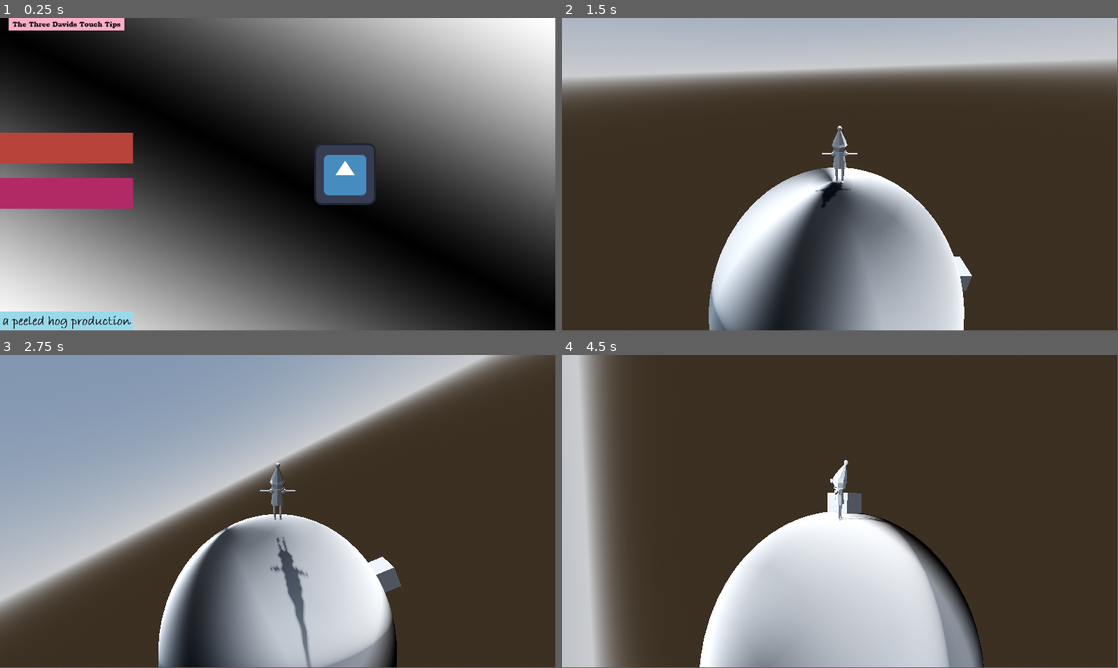
Above: before the commit, frames 1-4 (two rows, left to right).
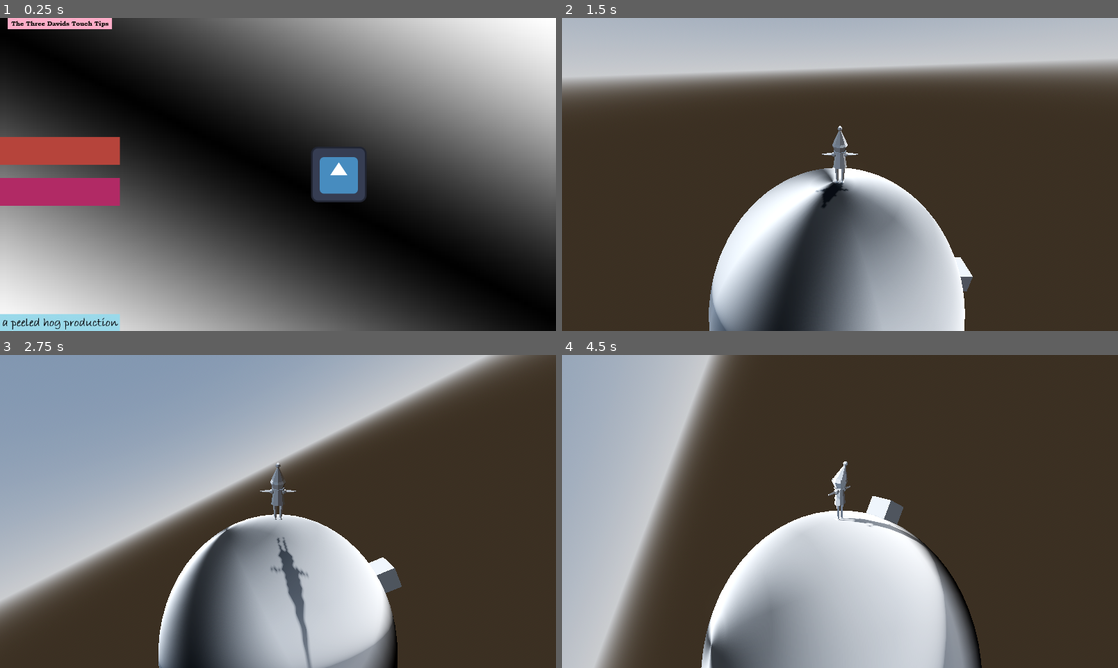
Above: after the commit, the same moments.

Repository: boner-cmd/effective-octo-pancake
Game: Godot game, scene res://Scenes/TitleScreen.tscn
Two runs of this game, one before a commit and one after it. Both use one fixed random seed, a clock stepped at 60 frames per second and the inputs below. The engine's default icon, where the game draws it, is replaced by a stand-in: a white triangle on a blue panel in a dark square.
Inputs (mouse positions are in pixels of both pictures, inside the frame that each line leads up to; where the layout moved, square brackets give the same spot in the first picture):
- Up to frame 1 (0.25 s): no input
- Up to frame 2 (1.5 s): click (623, 149) [628, 149] at 0.5 s; tap Enter (ui_accept) at 1.25 s; move the mouse to (962, 158) at 1.27 s; hold D (right) from 1.28 s (still down); hold Enter (ui_accept) from 1.28 s (still down)
- Up to frame 3 (2.75 s): tap Space (jump) at 1.52, 2.27 s; move the mouse to (166, 527) at 2.02 s; release D (right) at 2.03 s; release Enter (ui_accept) at 2.03 s; hold S (down) from 2.03 s (still down); click (166, 527) at 2.1 s; tap Enter (ui_accept) at 2.3 s
- Up to frame 4 (4.5 s): move the mouse to (851, 505) at 2.77 s; release S (down) at 2.78 s; hold Enter (ui_accept) 2.78-3.53 s; hold W (up) from 2.78 s (still down); move the mouse to (834, 514) at 3.52 s; tap Enter (ui_accept) at 3.6 s; tap Space (jump) at 3.77 s; move the mouse to (878, 514) at 4.27 s; press the mouse at (878, 514) at 4.28 s
In our replay, the window is 799x449 before the commit and 800x450 after it. These sizes can differ from the game's own. Grey fills any space a smaller window leaves; there, only what the larger window draws over its background counts as a difference.

The runs differ from the first frame. In frame 1, 3.6% of the frame differs, in the area x 0-100%, y 0-100%; in frame 2, 0.3%; in frame 3, 0.3%; in frame 4, 25%, in the area x 0-76%, y 0-100%.

Commit message:
started adding indicators to menu choices and structuring control nodes. Updated TODO.

Diff:
--- /dev/null
+++ b/Scenes/MapUI.tscn
@@ -0,0 +1,154 @@
+[gd_scene format=3 uid="uid://du48lbtyb65at"]
+
+[ext_resource type="Script" uid="uid://c4k8xk5tlwsx4" path="res://Scenes/map_ui.gd" id="1_5755a"]
+[ext_resource type="Script" uid="uid://cxftq1o40caoj" path="res://Scenes/confirmation_control.gd" id="2_5evtu"]
+
+[sub_resource type="Gradient" id="Gradient_5evtu"]
+
+[sub_resource type="GradientTexture2D" id="GradientTexture2D_c1bqd"]
+gradient = SubResource("Gradient_5evtu")
+
+[sub_resource type="Gradient" id="Gradient_g8sh8"]
+offsets = PackedFloat32Array(0)
+colors = PackedColorArray(0, 0.7294118, 0.80784315, 1)
+
+[sub_resource type="GradientTexture2D" id="GradientTexture2D_1pdc1"]
+gradient = SubResource("Gradient_g8sh8")
+
+[sub_resource type="Gradient" id="Gradient_dvv6b"]
+offsets = PackedFloat32Array(0)
+colors = PackedColorArray(0.8, 0.8235294, 0, 1)
+
+[sub_resource type="GradientTexture2D" id="GradientTexture2D_jowyw"]
+gradient = SubResource("Gradient_dvv6b")
+
+[sub_resource type="Gradient" id="Gradient_c1bqd"]
+
+[sub_resource type="GradientTexture2D" id="GradientTexture2D_g8sh8"]
+gradient = SubResource("Gradient_c1bqd")
+
+[sub_resource type="Gradient" id="Gradient_1pdc1"]
+
+[sub_resource type="GradientTexture2D" id="GradientTexture2D_dvv6b"]
+gradient = SubResource("Gradient_1pdc1")
+
+[sub_resource type="PlaceholderTexture2D" id="PlaceholderTexture2D_c1bqd"]
+size = Vector2(60, 60)
+
+[sub_resource type="PlaceholderTexture2D" id="PlaceholderTexture2D_1pdc1"]
+
+[sub_resource type="PlaceholderTexture2D" id="PlaceholderTexture2D_g8sh8"]
+
+[node name="MapUI" type="MarginContainer" unique_id=1506166126]
+anchors_preset = 15
+anchor_right = 1.0
+anchor_bottom = 1.0
+grow_horizontal = 2
+grow_vertical = 2
+theme_override_constants/margin_left = 60
+theme_override_constants/margin_top = 60
+theme_override_constants/margin_right = 60
+theme_override_constants/margin_bottom = 60
+script = ExtResource("1_5755a")
+
+[node name="Background" type="TextureRect" parent="." unique_id=859125820]
+layout_mode = 2
+texture = SubResource("GradientTexture2D_c1bqd")
+
+[node name="Planets" type="Control" parent="." unique_id=1842597879]
+layout_mode = 2
+
+[node name="Planet1" type="TextureButton" parent="Planets" unique_id=1330502733]
+layout_mode = 0
+offset_left = 307.0
+offset_top = 390.0
+offset_right = 371.0
+offset_bottom = 454.0
+texture_normal = SubResource("GradientTexture2D_1pdc1")
+
+[node name="Planet2" type="TextureButton" parent="Planets" unique_id=1841237231]
+layout_mode = 0
+offset_left = 730.0
+offset_top = 118.0
+offset_right = 794.0
+offset_bottom = 182.0
+texture_normal = SubResource("GradientTexture2D_jowyw")
+
+[node name="ConfirmationControl" type="Control" parent="." unique_id=1977041399]
+layout_mode = 2
+script = ExtResource("2_5evtu")
+
+[node name="yeahIndicator" type="TextureRect" parent="ConfirmationControl" unique_id=1442028502]
+layout_mode = 1
+anchors_preset = 4
+anchor_top = 0.5
+anchor_bottom = 0.5
+offset_left = 333.0
+offset_top = -36.0
+offset_right = 397.0
+offset_bottom = 28.0
+grow_vertical = 2
+texture = SubResource("GradientTexture2D_g8sh8")
+
+[node name="nahIndicator" type="TextureRect" parent="ConfirmationControl" unique_id=1770147262]
+layout_mode = 1
+anchors_preset = 4
+anchor_top = 0.5
+anchor_bottom = 0.5
+offset_left = 333.0
+offset_top = 32.0
+offset_right = 397.0
+offset_bottom = 96.0
+grow_vertical = 2
+texture = SubResource("GradientTexture2D_dvv6b")
+
+[node name="ConfirmationDialog" type="MarginContainer" parent="ConfirmationControl" unique_id=2064563130]
+layout_mode = 0
+offset_left = -2.0
+offset_top = -2.0
+offset_right = 1158.0
+offset_bottom = 598.0
+theme_override_constants/margin_left = 400
+theme_override_constants/margin_top = 200
+theme_override_constants/margin_right = 400
+theme_override_constants/margin_bottom = 200
+
+[node name="ConfirmationBackground" type="TextureRect" parent="ConfirmationControl/ConfirmationDialog" unique_id=1259339517]
+layout_mode = 2
+texture = SubResource("PlaceholderTexture2D_c1bqd")
+
+[node name="VBoxContainer" type="VBoxContainer" parent="ConfirmationControl/ConfirmationDialog/ConfirmationBackground" unique_id=1149365601]
+layout_mode = 1
+anchors_preset = 15
+anchor_right = 1.0
+anchor_bottom = 1.0
+grow_horizontal = 2
+grow_vertical = 2
+theme_override_constants/separation = 0
+alignment = 1
+
+[node name="ConfirmationText" type="RichTextLabel" parent="ConfirmationControl/ConfirmationDialog/ConfirmationBackground/VBoxContainer" unique_id=1635160468]
+layout_mode = 2
+size_flags_vertical = 3
+theme_override_font_sizes/normal_font_size = 40
+text = "yeah?"
+fit_content = true
+scroll_active = false
+horizontal_alignment = 1
+
+[node name="yeahButton" type="TextureButton" parent="ConfirmationControl/ConfirmationDialog/ConfirmationBackground/VBoxContainer" unique_id=478614221]
+layout_mode = 2
+size_flags_vertical = 3
+texture_normal = SubResource("PlaceholderTexture2D_1pdc1")
+stretch_mode = 0
+
+[node name="nahButton" type="TextureButton" parent="ConfirmationControl/ConfirmationDialog/ConfirmationBackground/VBoxContainer" unique_id=531780950]
+layout_mode = 2
+size_flags_vertical = 3
+texture_normal = SubResource("PlaceholderTexture2D_g8sh8")
+stretch_mode = 0
+
+[connection signal="pressed" from="Planets/Planet1" to="." method="_on_planet_pressed" binds= [1]]
+[connection signal="pressed" from="Planets/Planet2" to="." method="_on_planet_pressed" binds= [2]]
+[connection signal="pressed" from="ConfirmationControl/ConfirmationDialog/ConfirmationBackground/VBoxContainer/yeahButton" to="ConfirmationControl" method="_on_yeah_button_pressed"]
+[connection signal="pressed" from="ConfirmationControl/ConfirmationDialog/ConfirmationBackground/VBoxContainer/nahButton" to="ConfirmationControl" method="_on_nah_button_pressed"]
--- /dev/null
+++ b/Scenes/confirmation_control.gd
@@ -0,0 +1,32 @@
+extends Control
+
+func _ready() -> void:
+	visible = false
+
+func set_default_indicator_state() -> void:
+	# assert that "yeah" should be indicated by default
+	get_node(^"yeahIndicator").visible = true
+	get_node(^"nahIndicator").visible = false
+
+func _input(event):
+	if visible:
+		if event.is_action_pressed("down"):
+			pass
+		if event.is_action_pressed("up"):
+			pass
+		if event.is_action_pressed("ui_accept"):
+			visible = false
+			get_node(^"..").go_to_planet()
+		if event.is_action_pressed("ui_cancel"):
+			visible = false
+
+func _on_yeah_button_pressed() -> void:
+	visible = false
+	get_node(^"..").go_to_planet()
+
+func _on_nah_button_pressed() -> void:
+	visible = false
+
+func _process(_delta: float) -> void:
+	if visible:
+		pass
--- a/Scenes/confirmation_dialog.gd
+++ /dev/null
@@ -1,16 +0,0 @@
-extends TextureRect
-
-func _input(event):
-	if visible:
-		if event.is_action_pressed("ui_accept"):
-			visible = false
-			get_node(^"..").go_to_planet()
-		if event.is_action_pressed("ui_cancel"):
-			visible = false
-
-func _on_yeah_button_pressed() -> void:
-	visible = false
-	get_node(^"..").go_to_planet()
-
-func _on_nah_button_pressed() -> void:
-	visible = false
--- a/Scenes/map_ui.gd
+++ b/Scenes/map_ui.gd
@@ -1,6 +1,13 @@
-extends TextureRect
+extends MarginContainer
 
 var	planet_id : int
+
+func _ready() -> void:
+	visible = false
+
+func _input(event: InputEvent) -> void:
+	if event.is_action_pressed("toggle_map"):
+		visible = !visible
 
 func go_to_planet():
 	visible = false
@@ -8,9 +15,10 @@
 	# go to other planet
 
 # Called every frame. 'delta' is the elapsed time since the previous frame.
-func _process(delta: float) -> void:
+func _process(_delta: float) -> void:
 	pass
 
 func _on_planet_pressed(selected_planet_id: int) -> void:
 	planet_id = selected_planet_id
-	get_node(^"ConfirmationDialog").visible = true
+	get_node(^"ConfirmationControl").visible = true
+	get_node(^"ConfirmationControl").set_default_indicator_state()
--- a/project.godot
+++ b/project.godot
@@ -14,6 +14,12 @@
 run/main_scene="uid://duig5pisbnbl8"
 config/features=PackedStringArray("4.6", "Forward Plus")
 config/icon="res://icon.svg"
+
+[display]
+
+window/size/viewport_width=1280
+window/size/viewport_height=720
+window/stretch/mode="viewport"
 
 [editor]
 
@@ -74,6 +80,17 @@
 "events": [Object(InputEventMouseButton,"resource_local_to_scene":false,"resource_name":"","device":-1,"window_id":0,"a …(253 unchanged characters)…
 ]
 }
+toggle_map={
+"deadzone": 0.2,
+"events": [Object(InputEventKey,"resource_local_to_scene":false,"resource_name":"","device":-1,"window_id":0,"alt_pressed":false,"shift_pressed":false,"ctrl_pressed":false,"meta_pressed":false,"pressed":false,"keycode":0,"physical_keycode":77,"key_label":0,"unicode":109,"location":0,"echo":false,"script":null)
+]
+}
+toggle_inventory={
+"deadzone": 0.2,
+"events": [Object(InputEventKey,"resource_local_to_scene":false,"resource_name":"","device":-1,"window_id":0,"alt_pressed":false,"shift_pressed":false,"ctrl_pressed":false,"meta_pressed":false,"pressed":false,"keycode":0,"physical_keycode":73,"key_label":0,"unicode":105,"location":0,"echo":false,"script":null)
+, Object(InputEventKey,"resource_local_to_scene":false,"resource_name":"","device":-1,"window_id":0,"alt_pressed":false,"shift_pressed":false,"ctrl_pressed":false,"meta_pressed":false,"pressed":false,"keycode":0,"physical_keycode":4194306,"key_label":0,"unicode":0,"location":0,"echo":false,"script":null)
+]
+}
 
 [physics]
 
Renamed: Scenes/confirmation_dialog.gd.uid -> Scenes/confirmation_control.gd.uid
Not shown, changed: TODO.txt
